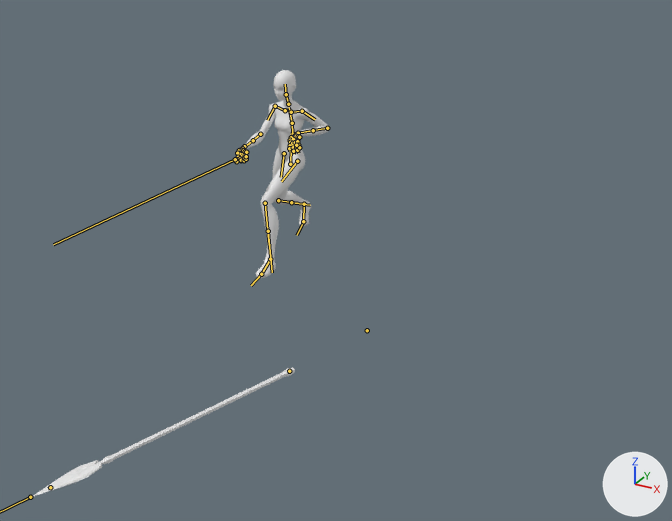
One commit to the FBX model Assets/ART/Animation/DummyCharacter/Combat/Weapons/Spear/GroundAttack/LightAttacks/LightAttack05/Dummy_LightAttack05_60fps_02.fbx: the scene before it, then after it.
Camera for both pictures: a 50 mm lens placed at (4.77, -7.58, 3.8), pointed at (0.86, -0.47, 0.25). The axes (+X, +Y, +Z) are drawn at lower right. The lights are the same throughout. Both versions are drawn at frame 13 of the action 'Dummy_LightAttack05_60fps_02'; the numbers are the values there. The bones that bend it are drawn over the model as lines.

The first picture shows 'RetopoFlow', 'Spear'.
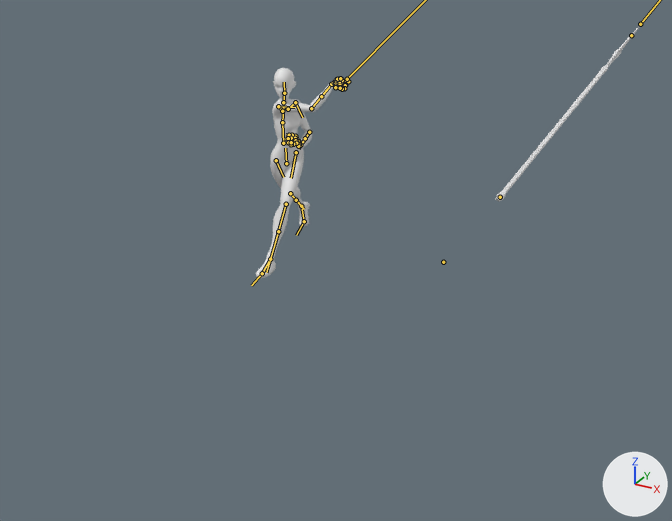
Where the change shows, as pixel boxes [x1, y1, x2, y2] in the pictures (672 x 521 px):
```json
{"object": "RetopoFlow", "change": "posed", "before": [236, 70, 329, 278], "after": [256, 68, 350, 278]}
{"object": "Spear", "change": "posed", "before": [32, 367, 295, 497], "after": [496, 26, 640, 202], "on screen": "45% narrower, 35% taller"}
{"bone": "root.x", "before": "(290, 164) to (291, 148)", "after": "(286, 163) to (285, 148)"}
{"bone": "spine_01.x", "before": "(293, 143) to (292, 123)", "after": "(283, 143) to (282, 122)"}
{"bone": "spine_02.x", "before": "(292, 123) to (289, 107)", "after": "(282, 122) to (283, 106)"}
{"bone": "neck.x", "before": "(288, 104) to (286, 94)", "after": "(283, 102) to (284, 93)"}
{"bone": "head.x", "before": "(286, 94) to (285, 84)", "after": "(284, 93) to (284, 82)"}
{"bone": "shoulder.r", "before": "(285, 110) to (275, 106)", "after": "(282, 111) to (278, 106)"}
{"bone": "arm_stretch.r", "before": "(275, 106) to (267, 120)", "after": "(278, 106) to (295, 107)"}
{"bone": "forearm_stretch.r", "before": "(260, 134) to (249, 143)", "after": "(311, 108) to (326, 90)"}
{"bone": "hand.r", "before": "(244, 146) to (243, 152)", "after": "(331, 84) to (337, 84)"}
{"bone": "shoulder.l", "before": "(291, 112) to (302, 111)", "after": "(288, 109) to (295, 102)"}
{"bone": "arm_stretch.l", "before": "(302, 111) to (315, 119)", "after": "(295, 102) to (302, 117)"}
{"bone": "forearm_stretch.l", "before": "(327, 128) to (305, 131)", "after": "(309, 132) to (303, 142)"}
{"bone": "hand.l", "before": "(298, 133) to (296, 137)", "after": "(300, 145) to (298, 142)"}
{"bone": "thigh_stretch.l", "before": "(297, 161) to (281, 181)", "after": "(296, 152) to (291, 178)"}
{"bone": "leg_stretch.l", "before": "(265, 203) to (269, 245)", "after": "(286, 204) to (274, 245)"}
{"bone": "foot.l", "before": "(270, 259) to (261, 274)", "after": "(270, 259) to (262, 273)"}
{"bone": "thigh_stretch.r", "before": "(284, 153) to (281, 177)", "after": "(276, 160) to (283, 177)"}
{"bone": "leg_stretch.r", "before": "(278, 200) to (298, 203)", "after": "(290, 193) to (299, 203)"}
{"bone": "foot.r", "before": "(304, 204) to (303, 221)", "after": "(301, 206) to (304, 221)"}
```

Edits to the scene script, one JSON object a line:
```json
{"block": "bone_root_x", "where": "bone_root_x = bpy.data.objects['root'].pose.bones['root.x']"}
{"op": "set", "path": "bone_root_x.location", "old": "(2.7, -24.7, -11.2)", "new": "(3.0, -21.8, -3.6)"}
{"op": "set", "path": "bone_root_x.rotation_quaternion", "old": "(0.972, -0.007, -0.233, -0.027)", "new": "(0.818, 0.051, 0.572, 0.032)", "note": "degrees (0, -27, -3) -> degrees (19, 69, 18)"}
{"block": "bone_spine_01_x", "where": "bone_spine_01_x = bpy.data.objects['root'].pose.bones['spine_01.x']  # child of 'root.x'"}
{"op": "set", "path": "bone_spine_01_x.rotation_quaternion", "old": "(0.993, 0.088, 0.079, 0.019)", "new": "(0.998, 0.056, 0.019, -0.02)", "note": "degrees (10, 9, 3) -> degrees (6, 2, -2)"}
{"block": "bone_spine_02_x", "where": "bone_spine_02_x = bpy.data.objects['root'].pose.bones['spine_02.x']  # child of 'spine_01.x'"}
{"op": "set", "path": "bone_spine_02_x.rotation_quaternion", "old": "(0.993, 0.085, 0.084, -0.002)", "new": "(0.995, 0.048, 0.082, -0.022)", "note": "degrees (10, 10, 1) -> degrees (5, 10, -2)"}
{"block": "bone_neck_x", "where": "bone_neck_x = bpy.data.objects['root'].pose.bones['neck.x']  # child of 'spine_02.x'"}
{"op": "set", "path": "bone_neck_x.rotation_quaternion", "old": "(0.993, -0.114, -0.013, -0.012)", "new": "(0.963, -0.112, -0.236, 0.068)", "note": "degrees (-13, -2, -1) -> degrees (-16, -26, 12)"}
{"block": "bone_head_x", "where": "bone_head_x = bpy.data.objects['root'].pose.bones['head.x']  # child of 'neck.x'"}
{"op": "set", "path": "bone_head_x.rotation_quaternion", "old": "(0.999, 0.002, 0.054, 0.005)", "new": "(0.95, 0.004, -0.31, 0.027)", "note": "degrees (0, 6, 1) -> degrees (-1, -36, 3)"}
{"block": "bone_shoulder_r", "where": "bone_shoulder_r = bpy.data.objects['root'].pose.bones['shoulder.r']  # child of 'spine_02.x'"}
{"op": "set", "path": "bone_shoulder_r.rotation_quaternion", "old": "(0.98, 0.054, 0.022, 0.19)", "new": "(0.9, 0.199, 0.268, 0.279)", "note": "degrees (7, 1, 22) -> degrees (33, 22, 41)"}
{"block": "bone_arm_stretch_r", "where": "bone_arm_stretch_r = bpy.data.objects['root'].pose.bones['arm_stretch.r']  # child of 'shoulder.r'"}
{"op": "set", "path": "bone_arm_stretch_r.rotation_quaternion", "old": "(0.86, -0.15, 0.225, 0.432)", "new": "(0.696, -0.173, 0.224, 0.66)", "note": "degrees (-4, 31, 52) -> degrees (4, 33, 88)"}
{"block": "bone_forearm_stretch_r", "where": "bone_forearm_stretch_r = bpy.data.objects['root'].pose.bones['forearm_stretch.r']  # child of 'arm_stretch.r'"}
{"op": "set", "path": "bone_forearm_stretch_r.rotation_quaternion", "old": "(0.985, 0.0, 0.0, 0.172)", "new": "(0.957, 0.0, 0.0, 0.29)", "note": "degrees (0, 0, 20) -> degrees (0, 0, 34)"}
{"block": "bone_hand_r", "where": "bone_hand_r = bpy.data.objects['root'].pose.bones['hand.r']  # child of 'forearm_stretch.r'"}
{"op": "set", "path": "bone_hand_r.rotation_quaternion", "old": "(0.817, 0.141, 0.51, -0.229)", "new": "(0.907, 0.012, 0.235, -0.35)", "note": "degrees (0, 64, -32) -> degrees (-9, 26, -44)"}
{"block": "bone_shoulder_l", "where": "bone_shoulder_l = bpy.data.objects['root'].pose.bones['shoulder.l']  # child of 'spine_02.x'"}
{"op": "set", "path": "bone_shoulder_l.rotation_quaternion", "old": "(0.998, -0.035, -0.01, -0.055)", "new": "(0.983, 0.058, -0.063, -0.162)", "note": "degrees (-4, -1, -6) -> degrees (8, -6, -19)"}
{"block": "bone_arm_stretch_l", "where": "bone_arm_stretch_l = bpy.data.objects['root'].pose.bones['arm_stretch.l']  # child of 'shoulder.l'"}
{"op": "set", "path": "bone_arm_stretch_l.rotation_quaternion", "old": "(0.929, -0.13, 0.246, 0.246)", "new": "(0.897, -0.111, 0.289, -0.315)", "note": "degrees (-8, 31, 27) -> degrees (-25, 27, -45)"}
{"block": "bone_forearm_stretch_l", "where": "bone_forearm_stretch_l = bpy.data.objects['root'].pose.bones['forearm_stretch.l']  # child of 'arm_stretch.l'"}
{"op": "set", "path": "bone_forearm_stretch_l.rotation_quaternion", "old": "(0.514, 0.0, 0.0, -0.858)", "new": "(0.863, 0.0, 0.0, -0.505)", "note": "degrees (0, 0, -118) -> degrees (0, 0, -61)"}
{"block": "bone_hand_l", "where": "bone_hand_l = bpy.data.objects['root'].pose.bones['hand.l']  # child of 'forearm_stretch.l'"}
{"op": "set", "path": "bone_hand_l.rotation_quaternion", "old": "(0.793, 0.236, 0.337, 0.45)", "new": "(0.844, 0.178, -0.049, -0.504)", "note": "degrees (46, 19, 67) -> degrees (21, 6, -61)"}
{"block": "bone_thigh_stretch_l", "where": "bone_thigh_stretch_l = bpy.data.objects['root'].pose.bones['thigh_stretch.l']  # child of 'root.x'"}
{"op": "set", "path": "bone_thigh_stretch_l.rotation_quaternion", "old": "(0.88, 0.275, -0.046, -0.385)", "new": "(0.872, -0.17, 0.159, -0.431)", "note": "degrees (32, 8, -45) -> degrees (-26, 7, -54)"}
{"block": "bone_leg_stretch_l", "where": "bone_leg_stretch_l = bpy.data.objects['root'].pose.bones['leg_stretch.l']  # child of 'thigh_stretch.l'"}
{"op": "set", "path": "bone_leg_stretch_l.rotation_quaternion", "old": "(0.913, -0.167, 0.007, 0.373)", "new": "(0.984, -0.072, 0.003, 0.162)", "note": "degrees (-18, 8, 43) -> degrees (-8, 2, 19)"}
{"block": "bone_foot_l", "where": "bone_foot_l = bpy.data.objects['root'].pose.bones['foot.l']  # child of 'leg_stretch.l'"}
{"op": "set", "path": "bone_foot_l.rotation_quaternion", "old": "(0.986, -0.107, -0.016, 0.128)", "new": "(0.864, -0.231, 0.364, -0.26)", "note": "degrees (-12, 0, 15) -> degrees (-43, 31, -46)"}
{"block": "bone_thigh_stretch_r", "where": "bone_thigh_stretch_r = bpy.data.objects['root'].pose.bones['thigh_stretch.r']  # child of 'root.x'"}
{"op": "set", "path": "bone_thigh_stretch_r.rotation_quaternion", "old": "(0.983, 0.055, -0.174, -0.035)", "new": "(0.892, -0.258, 0.357, -0.097)", "note": "degrees (7, -20, -5) -> degrees (-41, 36, -26)"}
{"block": "bone_leg_stretch_r", "where": "bone_leg_stretch_r = bpy.data.objects['root'].pose.bones['leg_stretch.r']  # child of 'thigh_stretch.r'"}
{"op": "set", "path": "bone_leg_stretch_r.rotation_quaternion", "old": "(0.877, -0.196, -0.008, -0.439)", "new": "(0.989, -0.059, -0.002, -0.133)", "note": "degrees (-20, -11, -51) -> degrees (-7, -1, -15)"}
{"block": "bone_foot_r", "where": "bone_foot_r = bpy.data.objects['root'].pose.bones['foot.r']  # child of 'leg_stretch.r'"}
{"op": "set", "path": "bone_foot_r.rotation_quaternion", "old": "(0.978, 0.094, -0.097, 0.159)", "new": "(0.971, -0.15, 0.16, -0.091)", "note": "degrees (9, -13, 17) -> degrees (-20, 17, -14)"}
```
